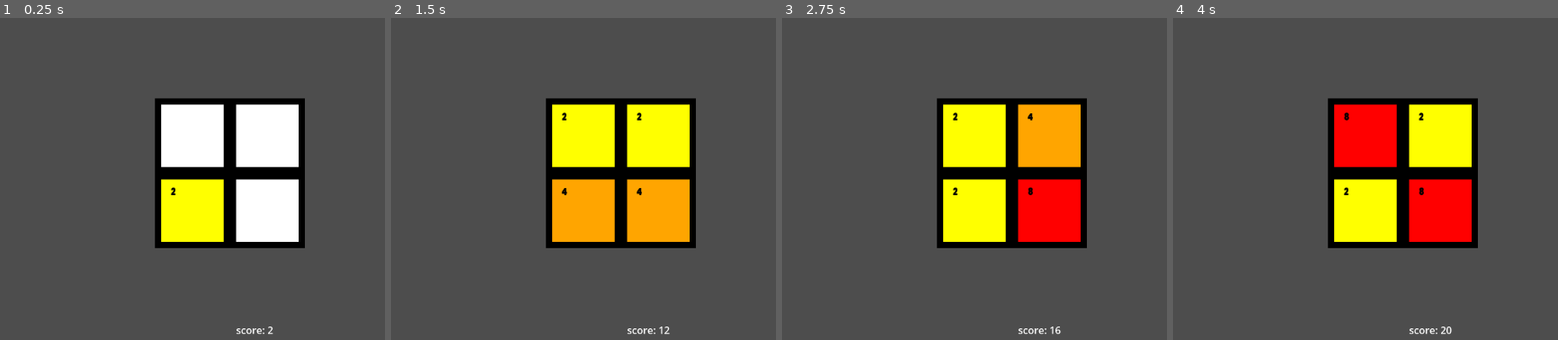
Above: before the commit, frames 1-4 (left to right).
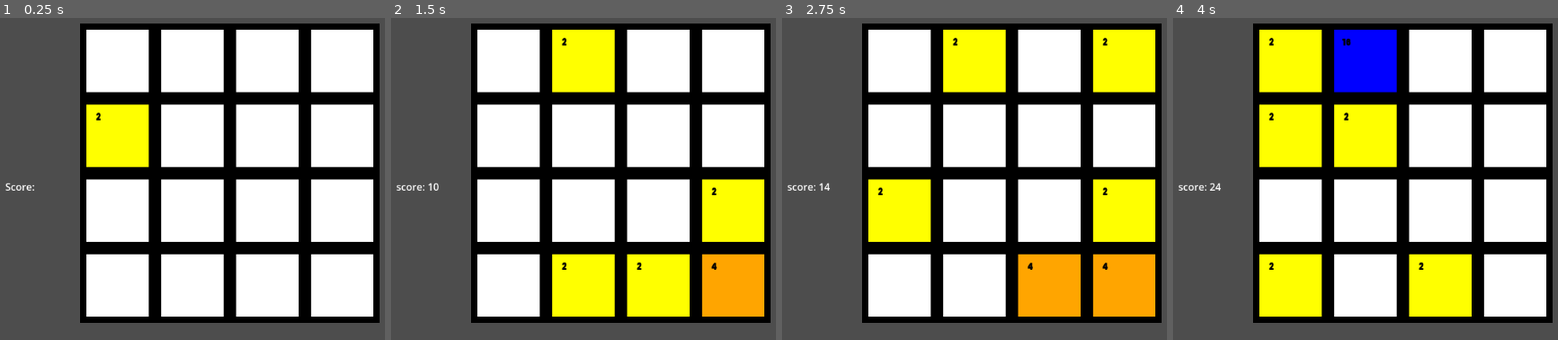
Above: after the commit, the same moments.

Repository: Sikkabakka/2048-remake
Game: Godot game, scene res://main.tscn
Same seed, same stepped clock (60 frames per second), same inputs: the game is played once before the commit and once after it.
Inputs:
- Up to frame 1 (0.25 s): no input
- Up to frame 2 (1.5 s): tap Enter at 0.5 s; hold D (move_right) 0.53-1.28 s; tap Space (space) at 0.6, 1.25, 1.35 s; hold S (move_down) from 1.28 s (still down)
- Up to frame 3 (2.75 s): tap Enter at 2 s; release S (move_down) at 2.03 s; hold D (move_right) from 2.03 s (still down); tap Space (space) at 2.1 s
- Up to frame 4 (4 s): tap Space (space) at 2.75, 2.85, 3.6 s; release D (move_right) at 2.78 s; hold W (move_up) 2.78-3.53 s; tap Enter at 3.5 s; hold A (move_left) from 3.53 s (still down)

The runs differ from the first frame. In frame 1, 57% of the frame differs, in the area x 1-99%, y 1-99%; in frame 2, 67%; in frame 3, 67%; in frame 4, 67%.

Commit message:
jobba litt vett ikke helt

Diff:
--- a/2048/color_rect.gd
+++ b/2048/color_rect.gd
@@ -21,28 +21,30 @@
 
 
 
-var move_counter
+var move_counter = 0
 
 func move(tween_position: Vector2) -> void:
 	not_moving = false
-	#move_counter += 1
+	move_counter += 1
 	if tween and tween.is_running():
 		position = next_position
 		tween.kill()
-		#decrease_move()
+		decrease_move()
 	tween = get_tree().create_tween()
 	next_position = tween_position
 
 	tween.tween_property(self, "position",tween_position, 0.1)
-	#tween.connect("finished", decrease_move)
+	tween.connect("finished", decrease_move)
 func decrease_move():
+	print("signal recieved")
 	move_counter -= 1
 	if move_counter == 0:
-		print("CALLING")
 		owner.move_complete.emit()
 func die():
 	queue_free()
 func remove():
+	move_counter -= 1
+
 	queue_free()
 func unpause():
 
--- a/2048/main.gd
+++ b/2048/main.gd
@@ -6,13 +6,13 @@
 func _ready() -> void:
 	initialize_map(map_size)
 	spawn_random_tile()
-	label.position = Vector2(0, map_size*tilesize + 30)
+	label.position = Vector2(-map_size*tilesize + 30,0 )
 	label.text = "Score:"
 
 	#camera_2d.zoom = map_size/4
 	pass # Replace with function body.
 
-var map_size = 2;
+var map_size = 4
 var map = [];
 var refrence_map = []
 var tilesize = 100
@@ -75,7 +75,7 @@
 		var tileInstance = tile.instantiate()
 		tileInstance.move_complete.connect(move_complete)
 		var pos = get_random_position()
-
+		tileInstance.get_node("ColorRect").tilesize =(Vector2(tilesize, tilesize))
 		map[pos[0]][pos[1]] = 2
 
 
@@ -172,9 +172,12 @@
 var moved_counter = 0
 
 func move_complete():
-	print(moved_counter, "HERE")
+
 	moved_counter -= 1
+	print(moved_counter)
 	if moved_counter == 0:
+
+
 		print("complete!")
 
 func move(first_tile, next_tile, direction):
@@ -185,6 +188,8 @@
 			update_maps(first_tile, next_tile)
 
 		elif map[next_tile[0]][next_tile[1]] == map[first_tile[0]][first_tile[1]]:
+			moved_counter -= 1
+			refrence_map[first_tile[0]][first_tile[1]].move(calc_position(next_tile))
 			merge(first_tile, next_tile)
 
 
@@ -204,16 +209,19 @@
 		if Input.is_action_just_pressed("move_down"):
 			move_down()
 			spawn_random_tile()
+			update_score()
 
 		if Input.is_action_just_pressed("move_right"):
 			move_right()
 			spawn_random_tile()
+			update_score()
 
 		if Input.is_action_just_pressed("move_left"):
 			move_left()
 			spawn_random_tile()
+			update_score()
 
 		if Input.is_action_just_pressed("move_up"):
 			move_up()
 			spawn_random_tile()
-		update_score()
+			update_score()
